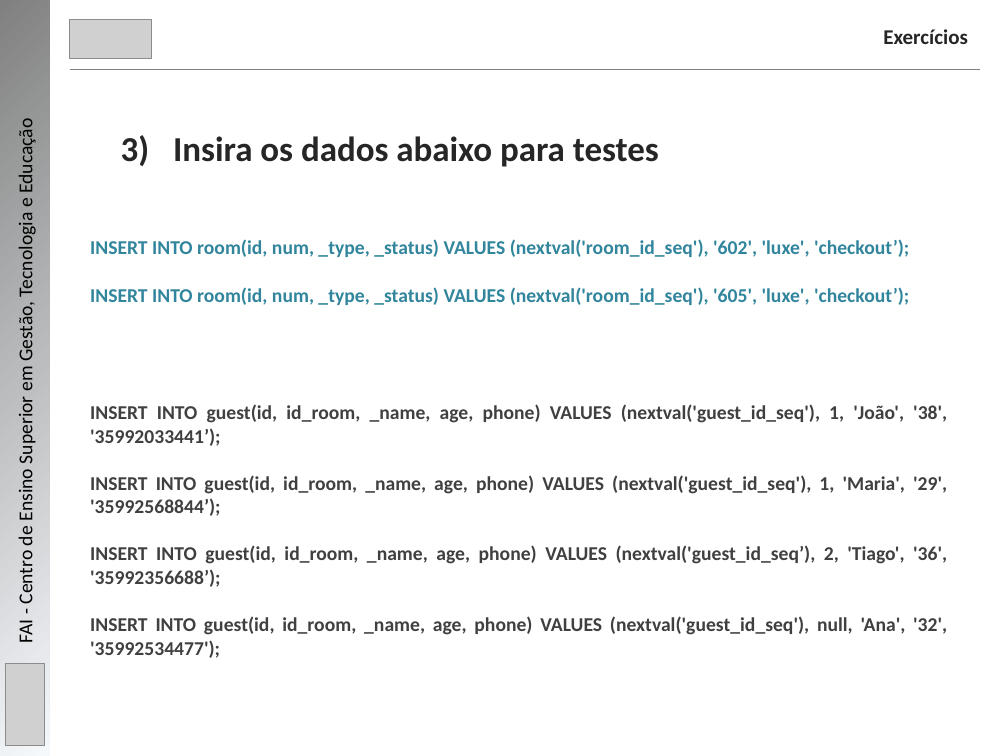
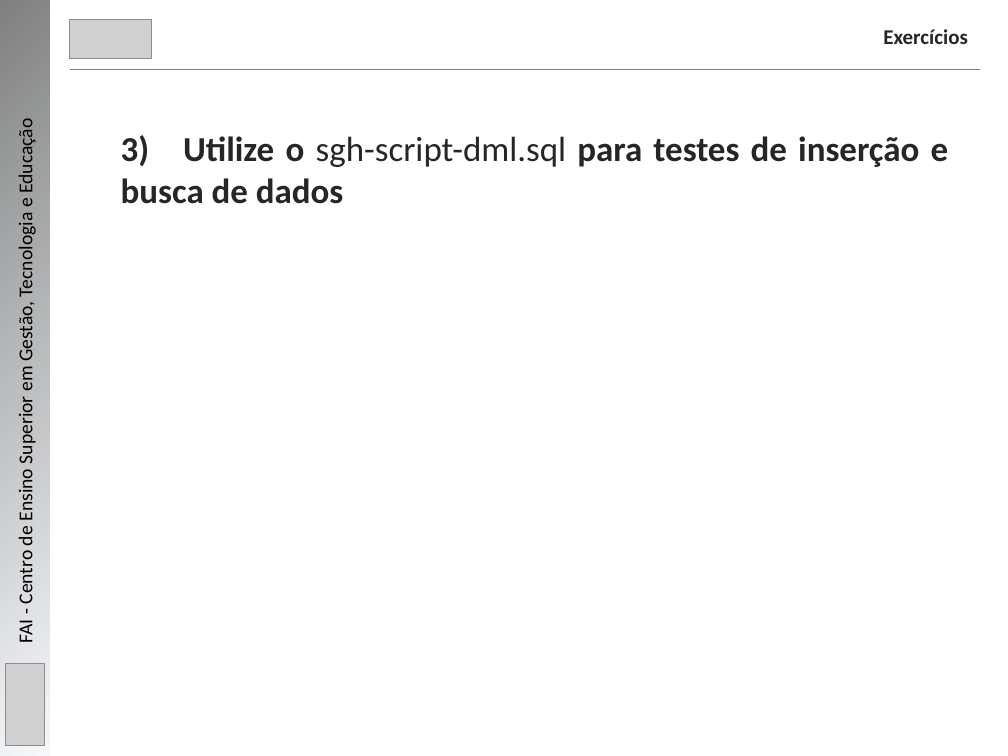
Before and after one commit to mbernardesp/lab-dev-software-sgh, a slide deck: slide 21 of slides/java-com-banco-de-dados.pptx (slide 19 before the commit). Drawn at 1008x756 pixels with LibreOffice and Linux fonts; fonts in the diff are those of the drawing; grey boxes stand for pictures. Boxes give left, top, right and bottom in pixels: in the first picture for what was removed or moved away, otherwise in the second. Text is boxed around its words. In the diff, an @@ line names an element or a change of style, - is before the commit and + after.

Commit message:
- Atualização do slide Java com banco de dados

```diff
--- a/slides/java-com-banco-de-dados.pptx
+++ b/slides/java-com-banco-de-dados.pptx
@@ text at (121, 135, 949, 204): text changed @@
-3) Insira os dados abaixo para testes
+3) Utilize o sgh-script-dml.sql para testes de inserção e busca de dados
@@ text removed at (90, 239, 947, 658) @@
-INSERT INTO room(id, num, _type, _status) VALUES (nextval('room_id_seq'), '602', 'luxe', 'checkout’);
-INSERT INTO room(id, num, _type, _status) VALUES (nextval('room_id_seq'), '605', 'luxe', 'checkout’);
-INSERT INTO guest(id, id_room, _name, age, phone) VALUES (nextval('guest_id_seq'), 1, 'João', '38', '35992033441’);
-INSERT INTO guest(id, id_room, _name, age, phone) VALUES (nextval('guest_id_seq'), 1, 'Maria', '29', '35992568844’);
-INSERT INTO guest(id, id_room, _name, age, phone) VALUES (nextval('guest_id_seq’), 2, 'Tiago', '36', '35992356688’);
-INSERT INTO guest(id, id_room, _name, age, phone) VALUES (nextval('guest_id_seq'), null, 'Ana', '32', '35992534477');
```
Also in this commit, not shown: 8 other slides changed, 8 slides added, 2 other files.
